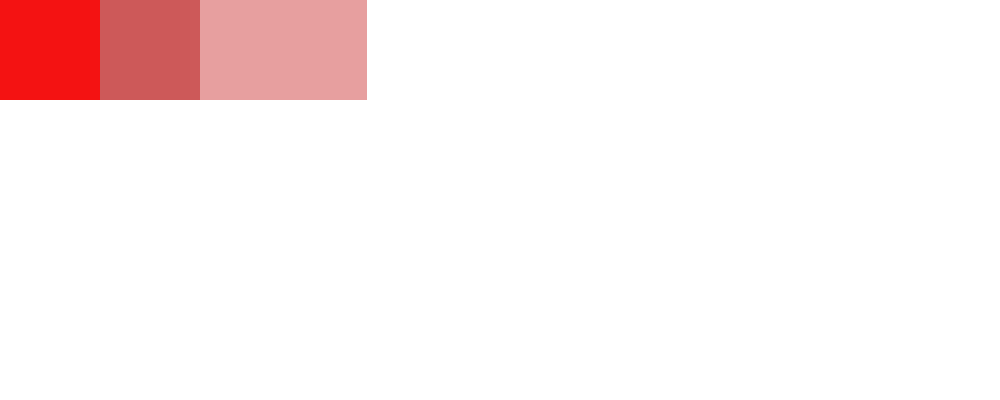
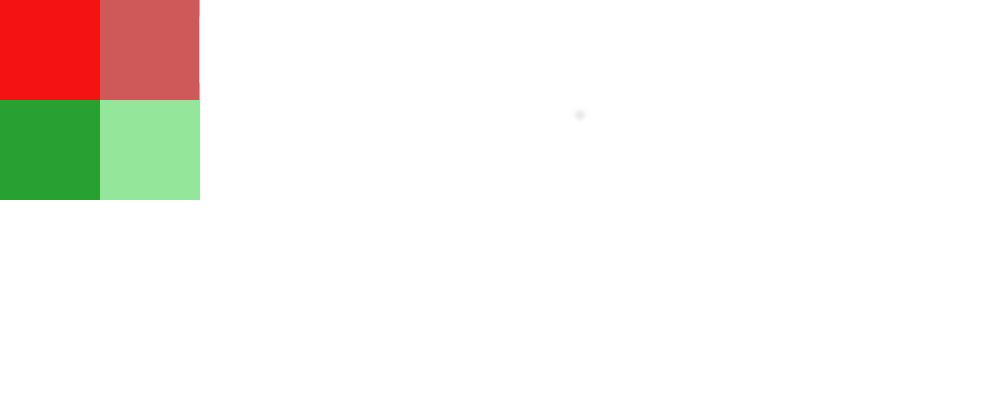
Before/after of a 1000 x 400 layered artwork. What changed in the layer stack:
painted on "Arrière-plan" over left=0, top=0, right=587, bottom=200
